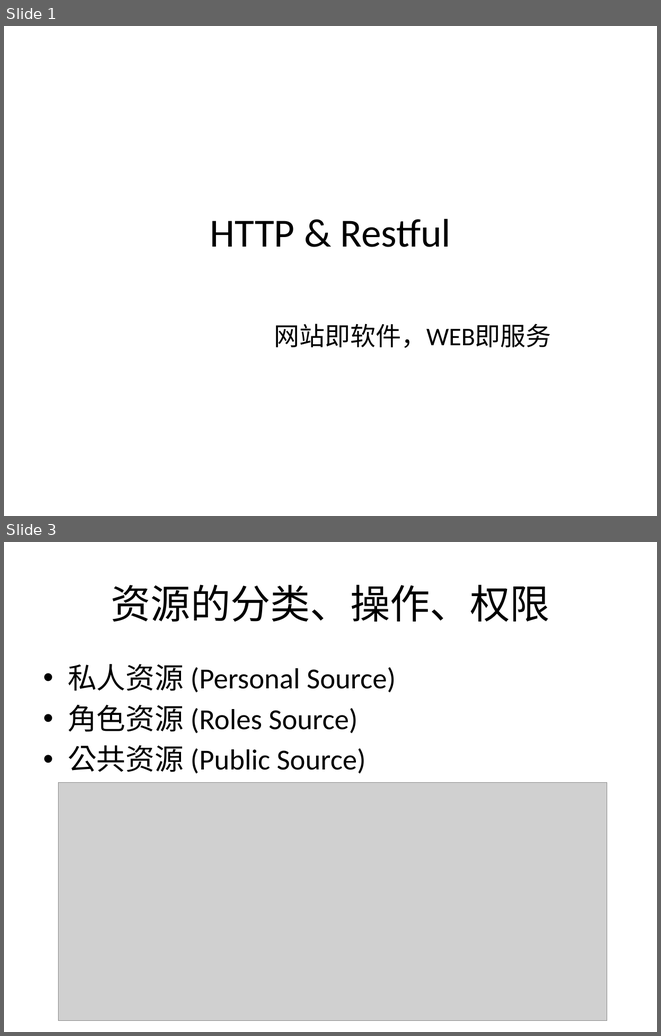
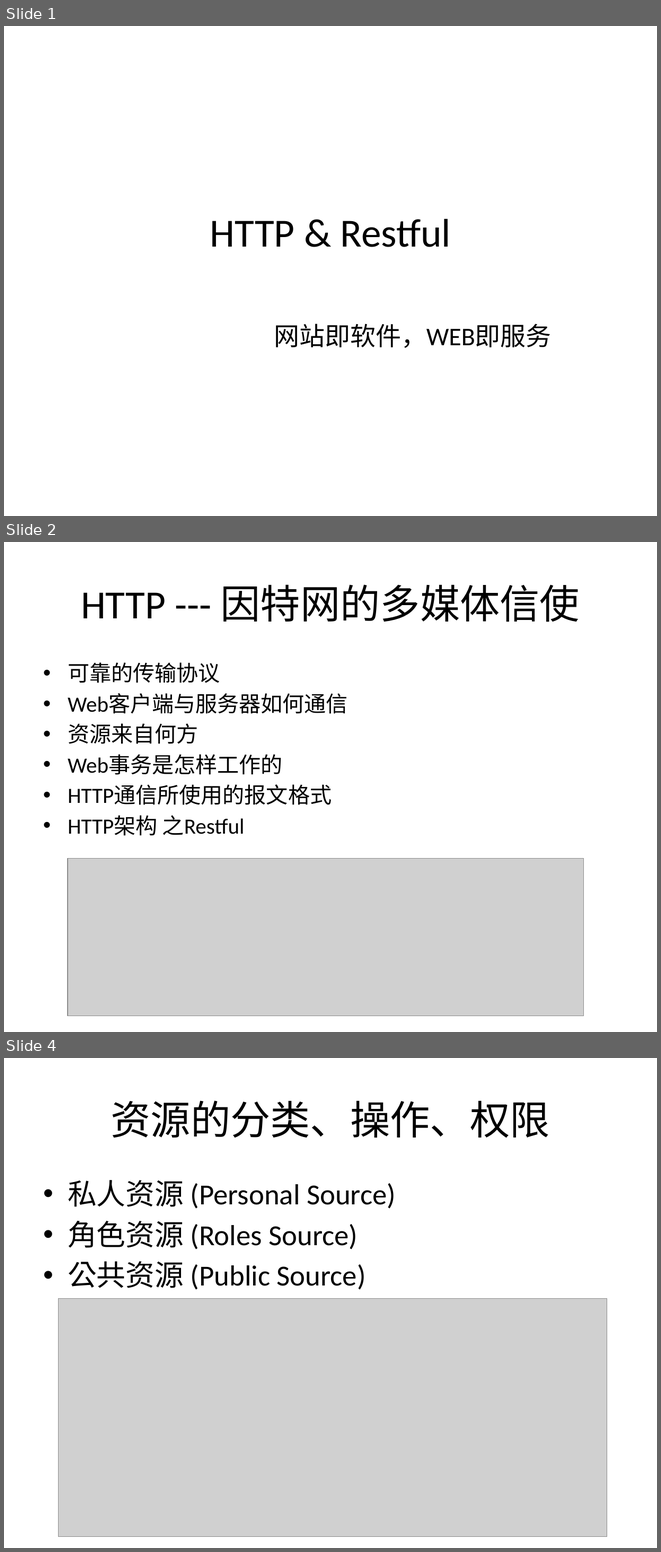
Before and after one commit to boubei-com/boubei-learn, a slide deck: doc/HTTP & Restful.pptx. Shown one above the other, each under a label of ours: slides 1 and 3 before the commit, slides 1, 2 and 4 after it; the slides between them are not shown. The pictures are 661x1036 and 661x1552 pixels, drawn with LibreOffice and Linux fonts; fonts in the diff are those of the drawing; grey boxes stand for pictures. Boxes give left, top, right and bottom in pixels: in the first picture for what was removed or moved away, otherwise in the second. Text is boxed around its words. In the diff, an @@ line names an element or a change of style, - is before the commit and + after.

```diff
--- a/doc/HTTP & Restful.pptx
+++ b/doc/HTTP & Restful.pptx
@@ slide 2 added at box(4, 542, 657, 1032), background #FFFFFF @@
@@ title added at box(81, 584, 580, 622), 44 pt, text #000000 @@
+HTTP --- 因特网的多媒体信使
@@ text added at box(68, 662, 348, 836), 24 pt, text #000000 @@
+• 可靠的传输协议
+• Web客户端与服务器如何通信
+• 资源来自何方
+• Web事务是怎样工作的
+• HTTP通信所使用的报文格式
+• HTTP架构 之Restful
@@ picture added at box(68, 858, 583, 1015) @@
@@ what was slide 3 is now slide 4 @@
```
Also in this commit, not shown: 1 slide changed, 2 other slides added, 1 slide removed, 5 other files.
